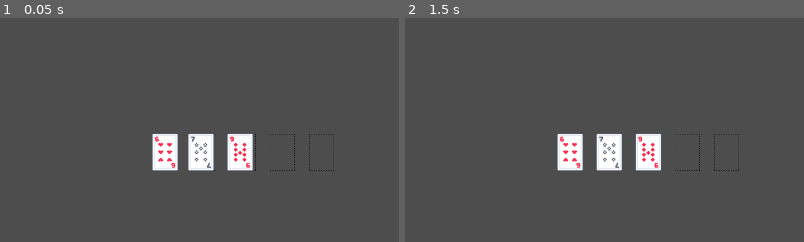
Above: before the commit, frames 1-2 (left to right).
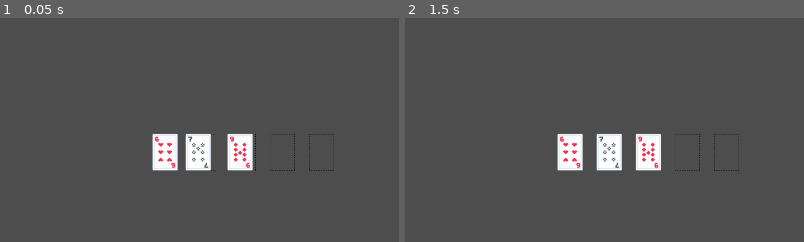
Above: after the commit, the same moments.

Repository: tessapower/spite-and-malice
Game: Godot game, scene res://scenes/game/game.tscn
The game is run twice, just before and just after one commit, with the same random seed, the same clock (stepped at 60 frames per second) and the same inputs.
Inputs (mouse positions are % of the whole screen's width and height, from its top left):
- Up to frame 1 (0.05 s): no input
- Up to frame 2 (1.5 s): tap Enter at 0.5 s; move the mouse to (22, 80) at 0.52 s; press the mouse at (22, 80) at 0.53 s; tap Space at 1.25 s; move the mouse to (27, 80) at 1.27 s; release the mouse at (27, 80) at 1.28 s; click (27, 80) at 1.35 s
The pictures show only the part of the screen within x 1-51%, y 50-100%; the shares and areas given below are measured in that part.

The runs differ from the first frame. In frame 1, 0.6% of the frame differs, in the area x 46-54%, y 51-69%; in frame 2, nothing differs.

Commit message:
Fix logic for adding card to player hand

Diff:
--- a/spite-and-malice/scripts/components/player.gd
+++ b/spite-and-malice/scripts/components/player.gd
@@ -21,7 +21,9 @@
     # Sort cards
     cards.sort_custom(_sort_by_rank)
     for i in range(cards.size()):
-        card_slots[i].set_card(cards[i])
+        var card_slot: CardSlot = card_slots[i]
+        card_slot.remove_card()
+        card_slot.set_card(cards[i])
 
     return true
 
